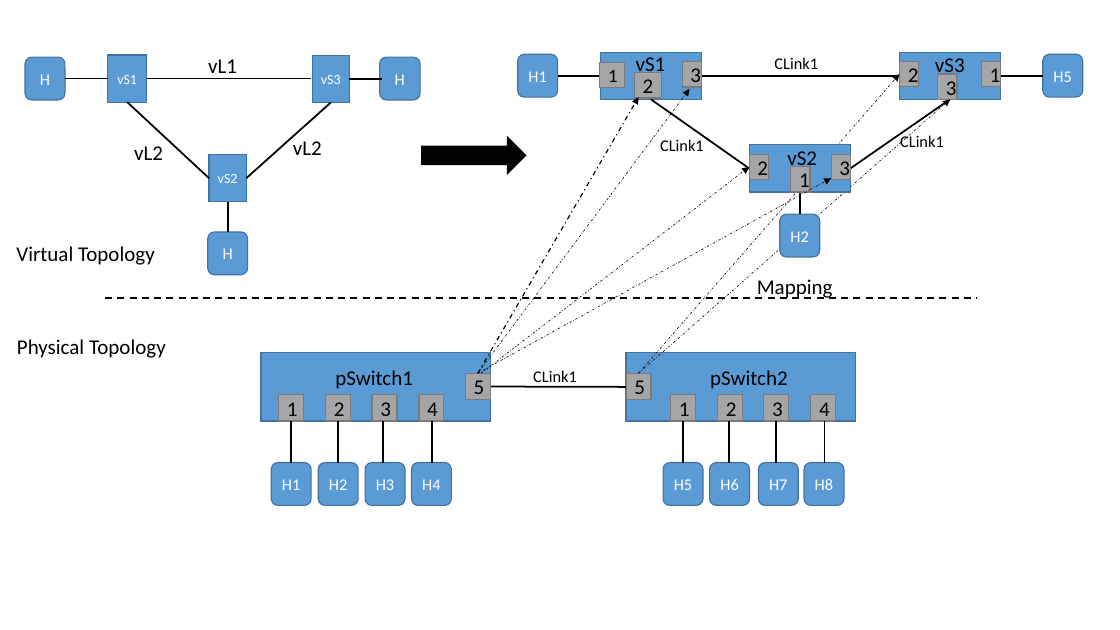
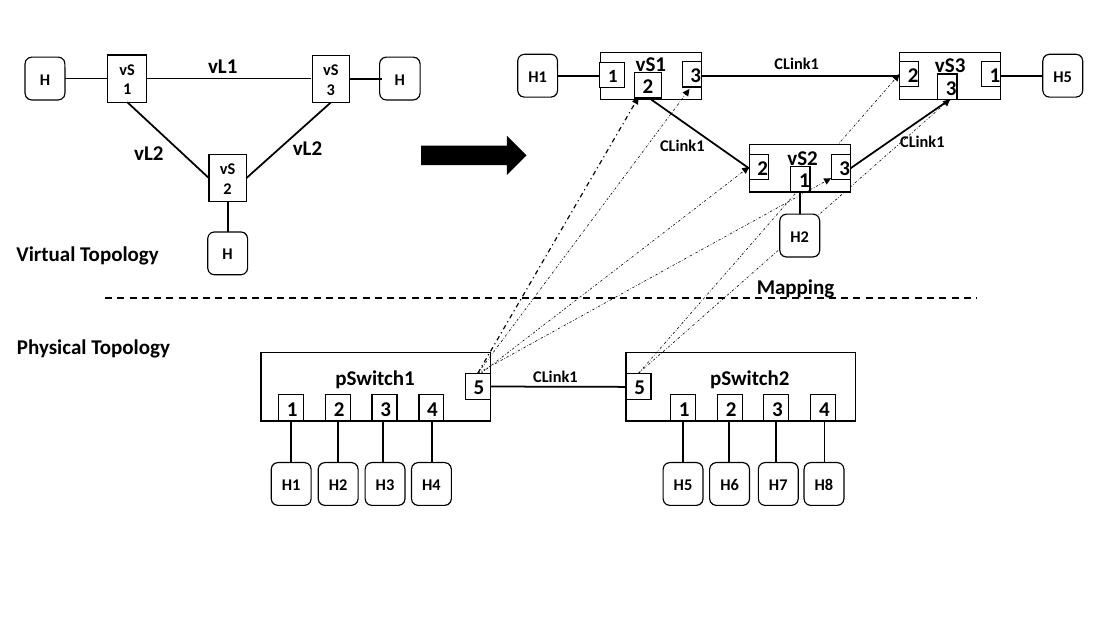
Before and after one commit to praveingk/bnvmapper, a slide deck: slide 1 of Diagrams/generic_mapping.pptx. Drawn at 1120x630 pixels with LibreOffice and Linux fonts; fonts in the diff are those of the drawing. Boxes give left, top, right and bottom in pixels: in the first picture for what was removed or moved away, otherwise in the second. Text is boxed around its words. In the diff, an @@ line names an element or a change of style, - is before the commit and + after.

```diff
--- a/Diagrams/generic_mapping.pptx
+++ b/Diagrams/generic_mapping.pptx
@@ bold on in 14 elements at bbox=[533, 370, 577, 387], bbox=[660, 139, 704, 151], bbox=[774, 57, 818, 69], bbox=[900, 134, 944, 147], bbox=[208, 59, 237, 79], bbox=[134, 146, 163, 160], bbox=[757, 279, 835, 299], bbox=[787, 151, 817, 172], bbox=[935, 58, 965, 78], bbox=[710, 370, 789, 389], bbox=[335, 370, 414, 389], bbox=[16, 246, 159, 265], bbox=[17, 339, 170, 358], bbox=[636, 57, 666, 78] @@
@@ fill #5B9BD5 to #FFFFFF; outline #43739E 1 pt to #000000 1 pt in 5 elements at bbox=[261, 353, 491, 421], bbox=[626, 353, 855, 421], bbox=[601, 52, 702, 99], bbox=[900, 52, 1001, 99], bbox=[749, 145, 850, 192] @@
@@ size 12 to 14 pt, text colour #FFFFFF to #000000, bold on; fill #5B9BD5 to #FFFFFF; outline #43739E 1 pt to #000000 1 pt in 3 elements at bbox=[108, 55, 147, 102], bbox=[313, 55, 350, 103], bbox=[209, 155, 246, 202] @@
@@ bold on; fill #A5A5A5 to #FFFFFF; outline #7A7A7A 1 pt to #000000 1 pt in 19 elements at bbox=[465, 373, 491, 400], bbox=[626, 373, 651, 400], bbox=[279, 395, 304, 422], bbox=[326, 395, 351, 422], bbox=[372, 395, 397, 422], bbox=[419, 395, 444, 422], bbox=[670, 395, 696, 422], bbox=[718, 395, 743, 422], bbox=[764, 395, 789, 422], bbox=[811, 395, 836, 422], bbox=[600, 62, 625, 87], bbox=[634, 73, 661, 98], bbox=[682, 62, 702, 87], bbox=[900, 61, 919, 87], bbox=[938, 74, 957, 99], bbox=[981, 61, 1001, 87], bbox=[749, 155, 769, 180], bbox=[831, 155, 850, 180], bbox=[791, 167, 810, 192] @@
@@ text colour #FFFFFF to #000000, bold on; fill #5B9BD5 to #FFFFFF; outline #43739E 1 pt to #000000 1 pt in 14 elements at bbox=[271, 463, 312, 506], bbox=[318, 463, 359, 506], bbox=[365, 463, 406, 506], bbox=[412, 463, 452, 506], bbox=[663, 463, 703, 506], bbox=[710, 463, 750, 506], bbox=[759, 463, 799, 506], bbox=[804, 463, 844, 506], bbox=[518, 55, 558, 97], bbox=[1043, 55, 1083, 97], bbox=[25, 57, 66, 100], bbox=[208, 232, 248, 275], bbox=[380, 57, 420, 100], bbox=[780, 214, 820, 257] @@
@@ curved arrow removed from (478, 375) to (479, 373) @@
```
Also in this commit, not shown: 11 other files.
